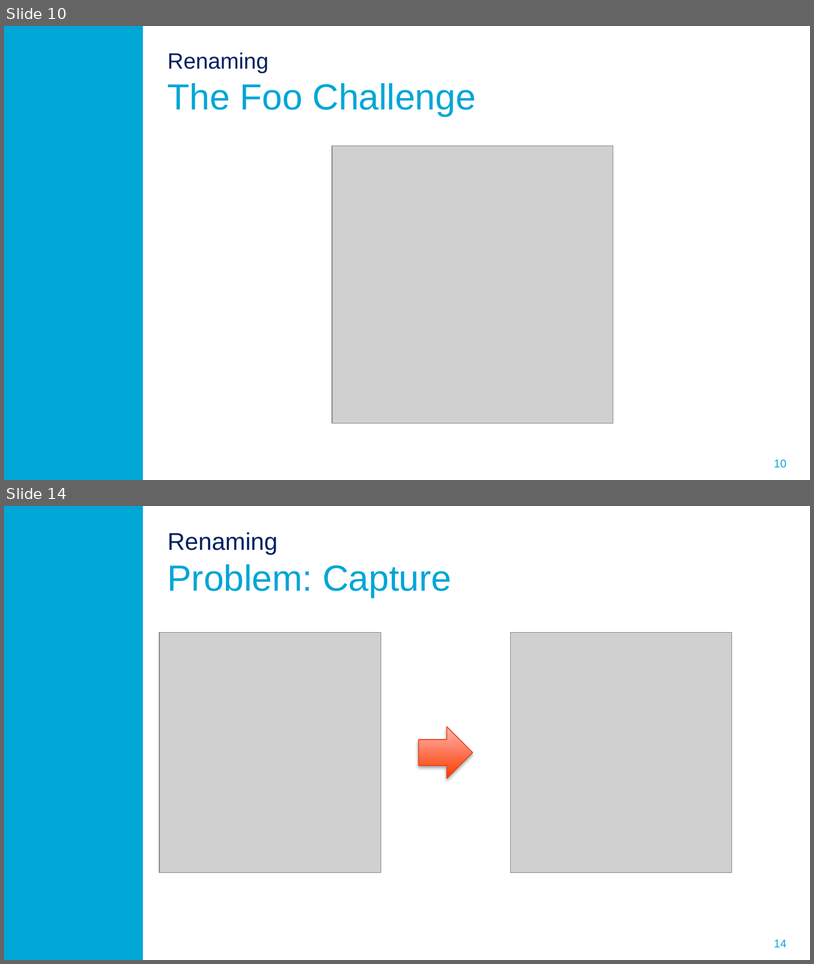
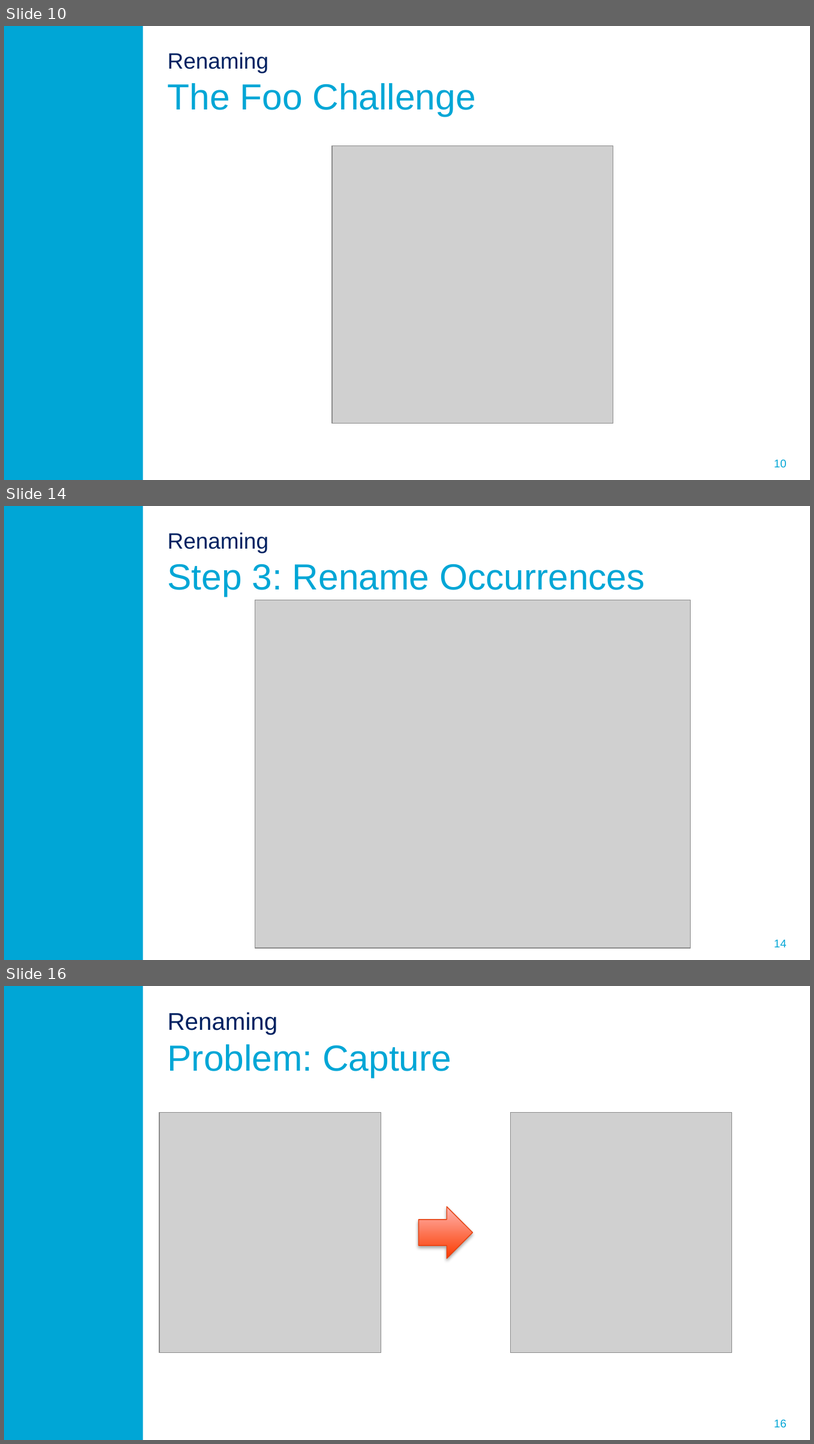
Before and after one commit to ProMisDev/metaborg-tiger, a slide deck: presentation/Misteli_Refactoring_in_Spoofax.pptx. Shown one above the other, each under a label of ours: slides 10 and 14 before the commit, slides 10, 14 and 16 after it; the slides between them are not shown. The pictures are 814x964 and 814x1444 pixels, drawn with LibreOffice and Linux fonts; fonts in the diff are those of the drawing; grey boxes stand for pictures; background and template pictures are left out. Boxes give left, top, right and bottom in pixels: in the first picture for what was removed or moved away, otherwise in the second. Text is boxed around its words. In the diff, an @@ line names an element or a change of style, - is before the commit and + after.

```diff
--- a/presentation/Misteli_Refactoring_in_Spoofax.pptx
+++ b/presentation/Misteli_Refactoring_in_Spoofax.pptx
@@ slide 14 added at bbox=[4, 506, 810, 960], background #FFFFFF; not listed: 2 template elements that a slide beside it also shows @@
@@ title added at bbox=[168, 532, 645, 596], 32.4 pt, text #00A6D6 @@
+Renaming
+Step 3: Rename Occurrences
@@ picture added at bbox=[255, 600, 690, 947] @@
@@ what was slide 14 is now slide 16 @@
@@ page number at bbox=[774, 1419, 787, 1428]: text changed @@
-14
+16
```
Also in this commit, not shown: 3 slides changed, 4 other slides added, 1 slide removed, 1 other file.
